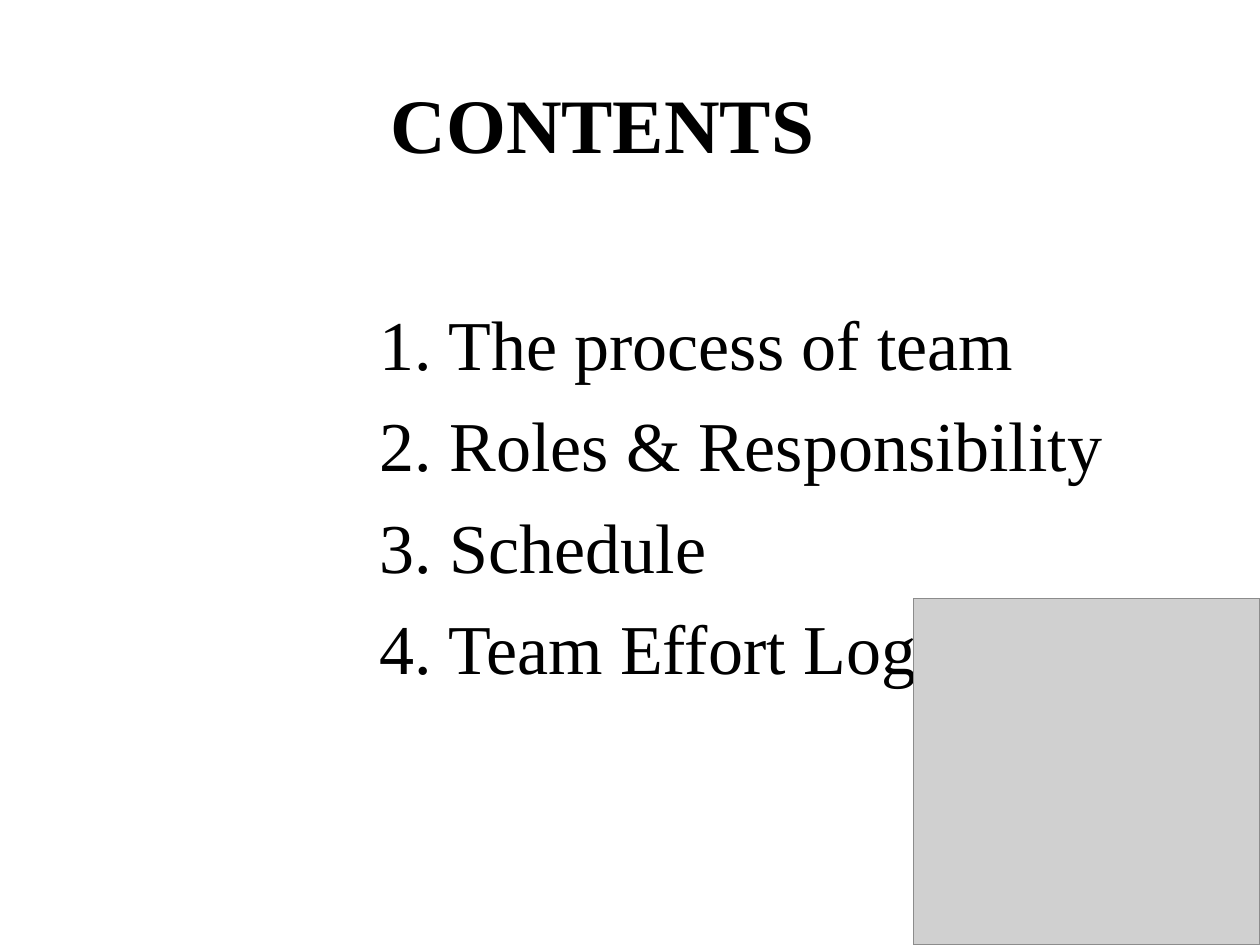
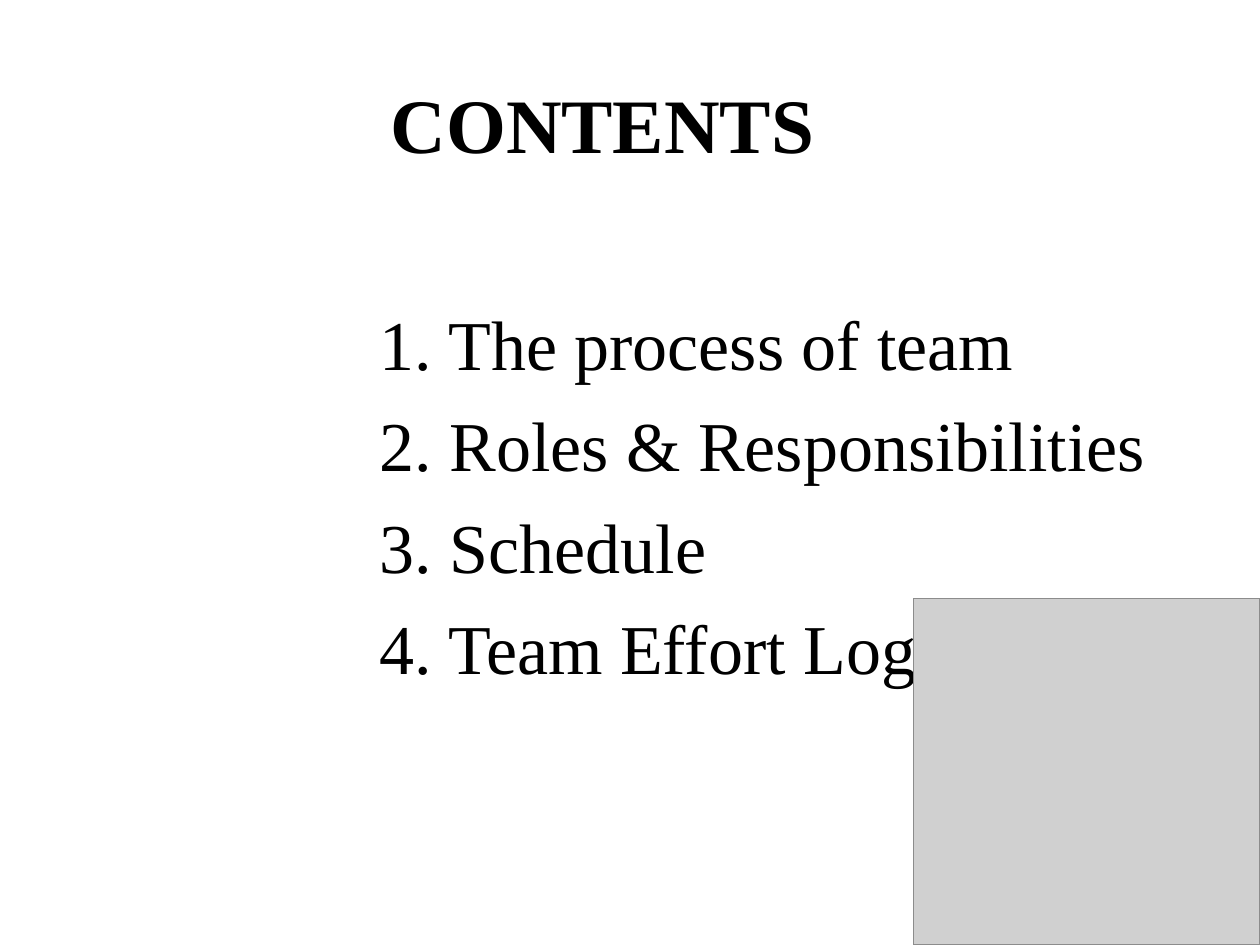
Before and after one commit to T138384/vlu-k15t1-team11, a slide deck: slide 3 of SMA - Software Measurement & Analysis/Asignment-01/K15T1-Team11-Team Assignment1/K15T1-Team11-Team Assignment1.ppt. Drawn at 1260x945 pixels with LibreOffice and Linux fonts; fonts in the diff are those of the drawing; grey boxes stand for pictures; background and template pictures are left out. Boxes give left, top, right and bottom in pixels: in the first picture for what was removed or moved away, otherwise in the second. Text is boxed around its words. In the diff, an @@ line names an element or a change of style, - is before the commit and + after.

```diff
--- a/SMA - Software Measurement & Analysis/Asignment-01/K15T1-Team11-Team Assignment1/K15T1-Team11-Team Assignment1.ppt
+++ b/SMA - Software Measurement & Analysis/Asignment-01/K15T1-Team11-Team Assignment1/K15T1-Team11-Team Assignment1.ppt
@@ text at <box>380,422,1144,484</box>: text changed @@
-2. Roles & Responsibility
+2. Roles & Responsibilities
```
Also in this commit, not shown: 5 other slides changed, 2 other files.
